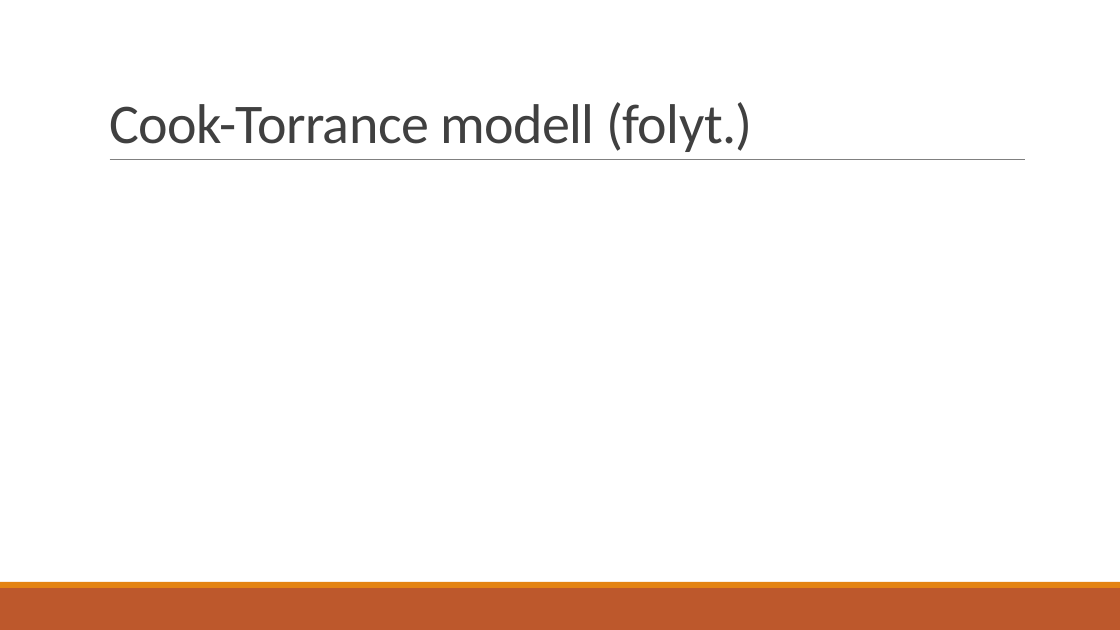
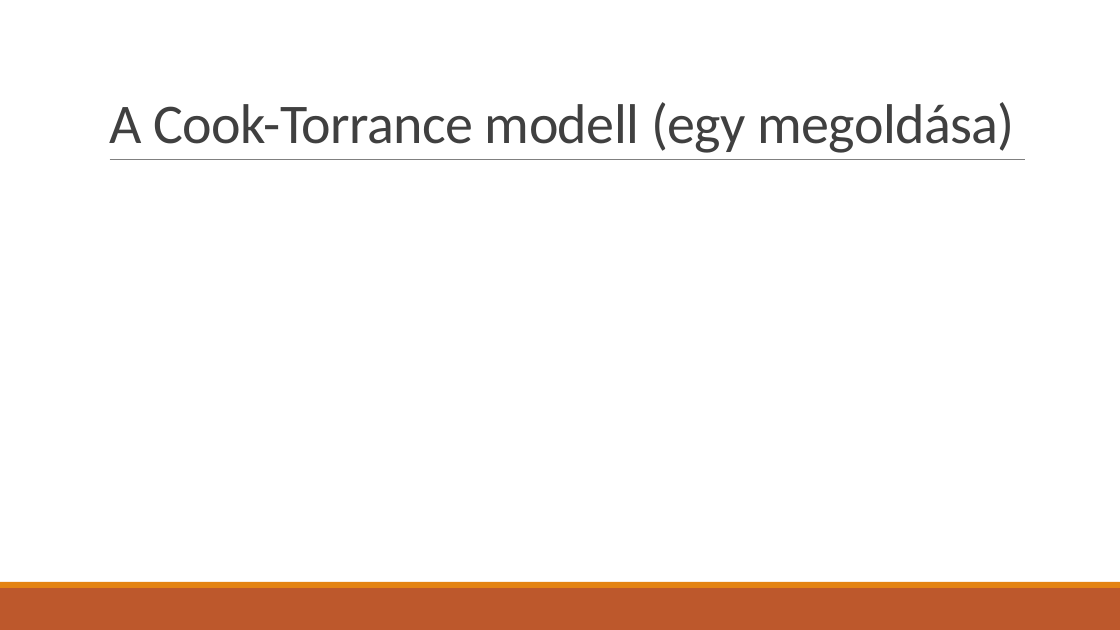
Before and after one commit to asylum2010/Asylum-s-ELTE-Exercises, a slide deck: slide 14 of PBR_EA_01.pptx. Drawn at 1120x630 pixels with LibreOffice and Linux fonts; fonts in the diff are those of the drawing; grey boxes stand for pictures. Boxes give left, top, right and bottom in pixels: in the first picture for what was removed or moved away, otherwise in the second. Text is boxed around its words. In the diff, an @@ line names an element or a change of style, - is before the commit and + after.

```diff
--- a/PBR_EA_01.pptx
+++ b/PBR_EA_01.pptx
@@ title at bbox=[109, 102, 1015, 153]: text changed @@
-Cook-Torrance modell (folyt.)
+A Cook-Torrance modell (egy megoldása)
```
Also in this commit, not shown: 16 other files.
